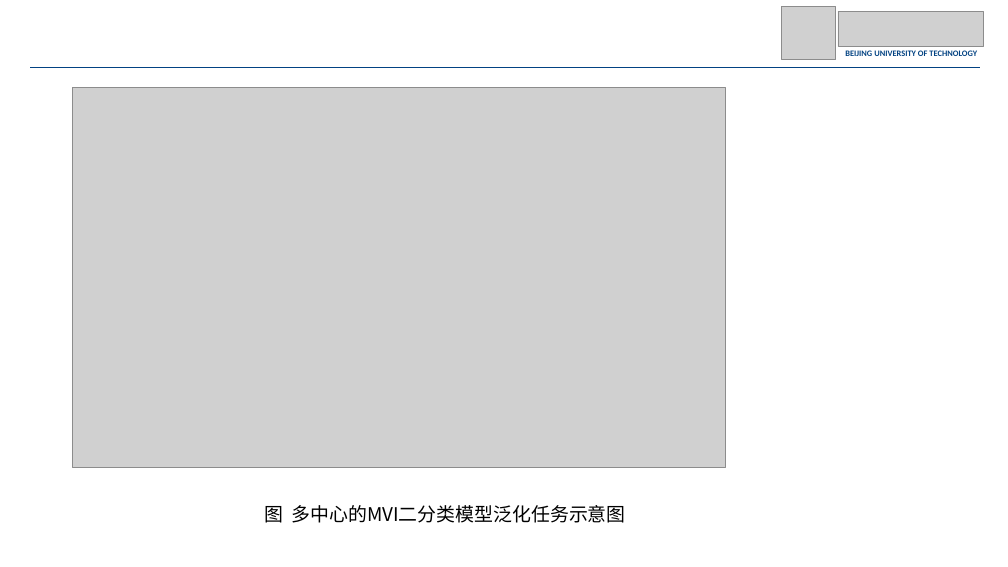
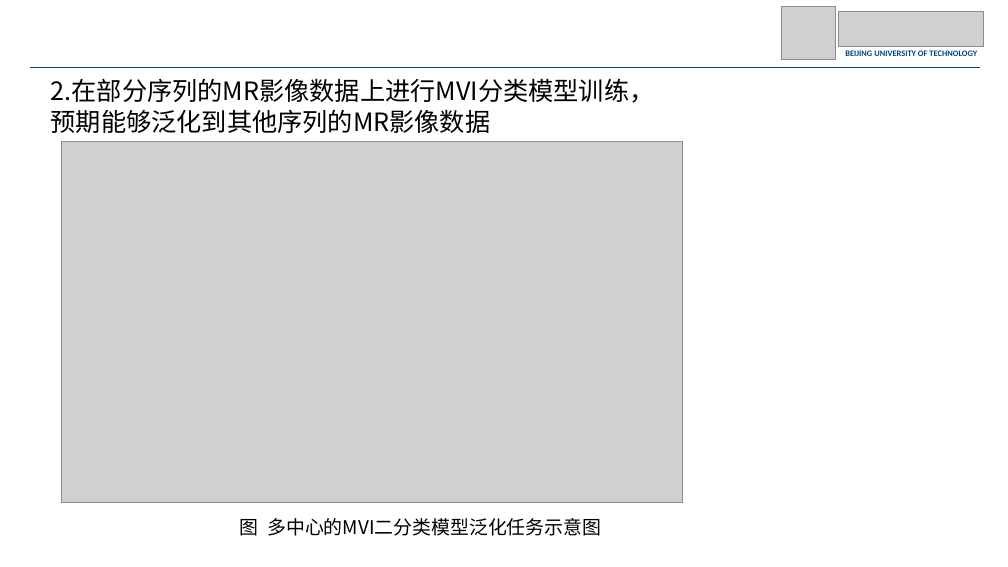
Before and after one commit to JohnnyM1ng/dissertation-proposal, a slide deck: slide 17 of 开题/开题_1210.pptx (slide 19 before the commit). Drawn at 1008x567 pixels with LibreOffice and Linux fonts; fonts in the diff are those of the drawing; grey boxes stand for pictures. Boxes give left, top, right and bottom in pixels: in the first picture for what was removed or moved away, otherwise in the second. Text is boxed around its words. In the diff, an @@ line names an element or a change of style, - is before the commit and + after.

```diff
--- a/开题/开题_1210.pptx
+++ b/开题/开题_1210.pptx
@@ text added at <box>51,78,655,133</box>, 24 pt, text #000000 @@
+2.在部分序列的MR影像数据上进行MVI分类模型训练，
+预期能够泛化到其他序列的MR影像数据
@@ picture: place and size @@
-picture at <box>72,88,726,468</box>
+picture at <box>61,141,682,503</box>
@@ text "图 多中心的MVI二分类模型泛化任务示意图": place and size @@
-text "图 多中心的MVI二分类模型泛化任务示意图" at <box>264,505,626,523</box>
+text "图 多中心的MVI二分类模型泛化任务示意图" at <box>240,518,601,536</box>
```
Also in this commit, not shown: 13 other slides changed, 3 slides removed, 3 other files.
